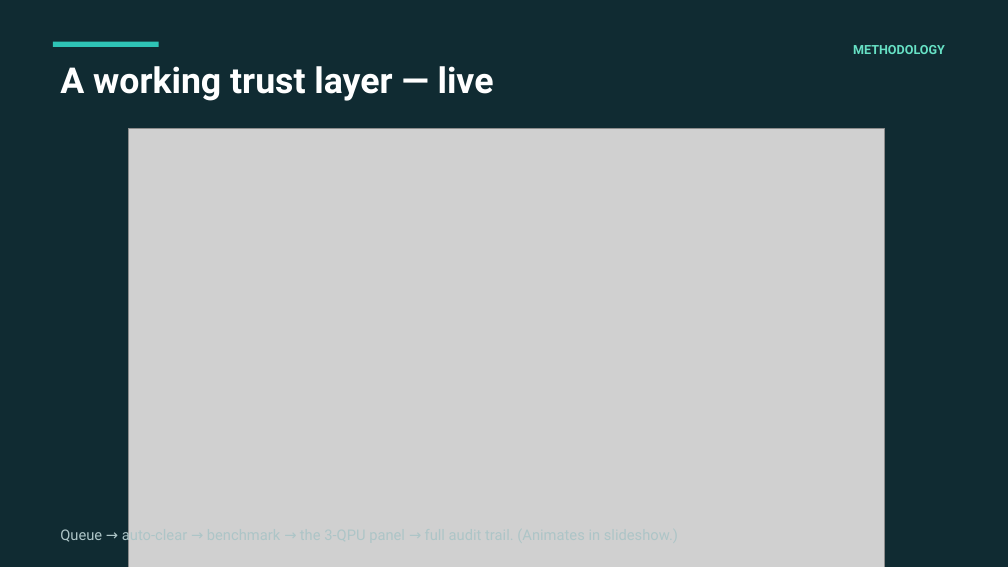
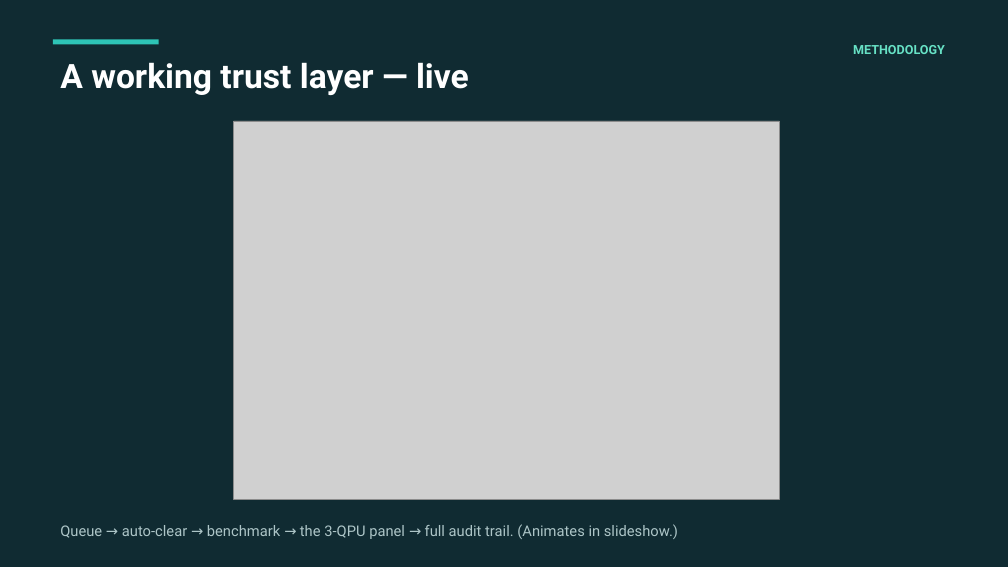
Before and after one commit to ELNAUL99/q-sieve, a slide deck: slide 7 of QSIEVE_pitch.pptx (slide 6 before the commit). Drawn at 1008x567 pixels with LibreOffice and Linux fonts; fonts in the diff are those of the drawing; grey boxes stand for pictures. Boxes give left, top, right and bottom in pixels: in the first picture for what was removed or moved away, otherwise in the second. Text is boxed around its words. In the diff, an @@ line names an element or a change of style, - is before the commit and + after.

```diff
--- a/QSIEVE_pitch.pptx
+++ b/QSIEVE_pitch.pptx
@@ text "A working trust layer — ..." at (60, 62, 469, 95): size 34 to 32 pt @@
@@ picture: place and size @@
-picture at (129, 129, 885, 567)
+picture at (234, 121, 780, 499)
@@ text "Queue → auto-clear → benchmark ..." rewrapped from (60, 526, 187, 544) to (60, 524, 678, 539) @@
```
Also in this commit, not shown: 4 other slides changed, 1 slide added, 2 other files.
